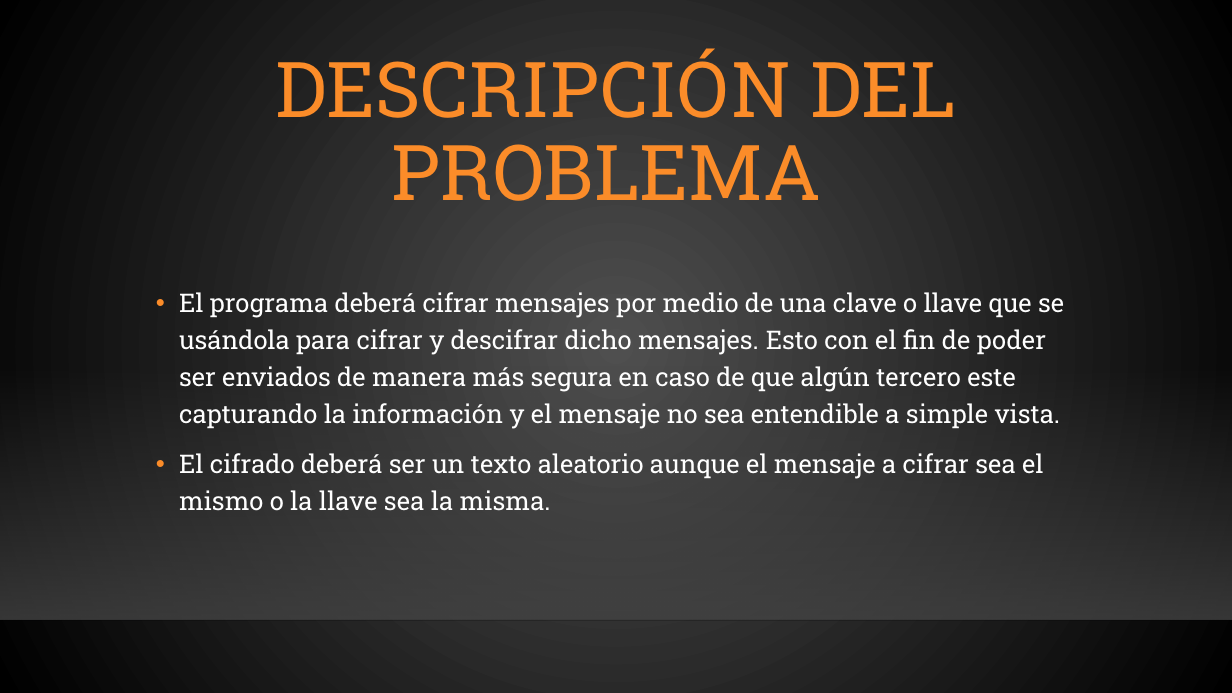
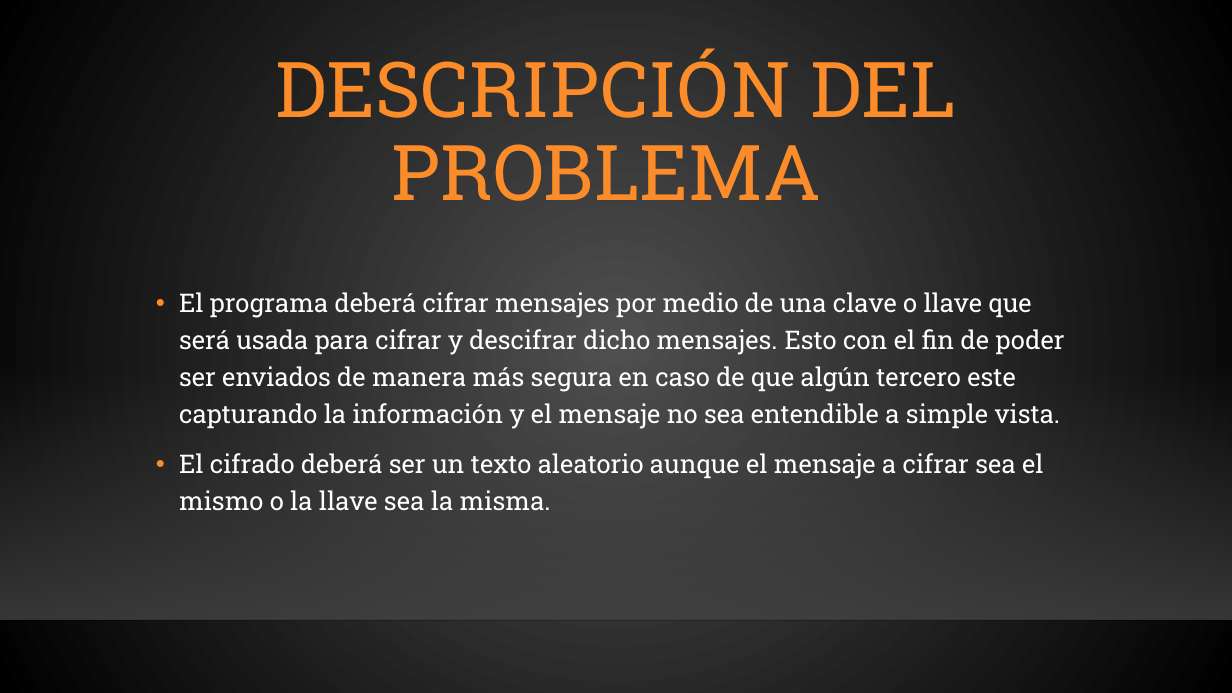
Before and after one commit to dogiloki/Feria_academica, a slide deck: slide 2 of Feria académica.pptx. Drawn at 1232x693 pixels with LibreOffice and Linux fonts; fonts in the diff are those of the drawing; background and template pictures are left out. Boxes give left, top, right and bottom in pixels: in the first picture for what was removed or moved away, otherwise in the second. Text is boxed around its words. In the diff, an @@ line names an element or a change of style, - is before the commit and + after.

```diff
--- a/Feria académica.pptx
+++ b/Feria académica.pptx
@@ text at [179, 292, 1065, 429]: text changed @@
-• El programa deberá cifrar mensajes por medio de una clave o llave que se usándola para cifrar y descifrar dicho mensajes. Esto con el fin de poder ser enviados de manera más segura en caso de que algún tercero este capturando la información y el mensaje no sea entendible a simple vista.
+• El programa deberá cifrar mensajes por medio de una clave o llave que será usada para cifrar y descifrar dicho mensajes. Esto con el fin de poder ser enviados de manera más segura en caso de que algún tercero este capturando la información y el mensaje no sea entendible a simple vista.
```
Also in this commit, not shown: 1 other slide changed, 1 other file.
